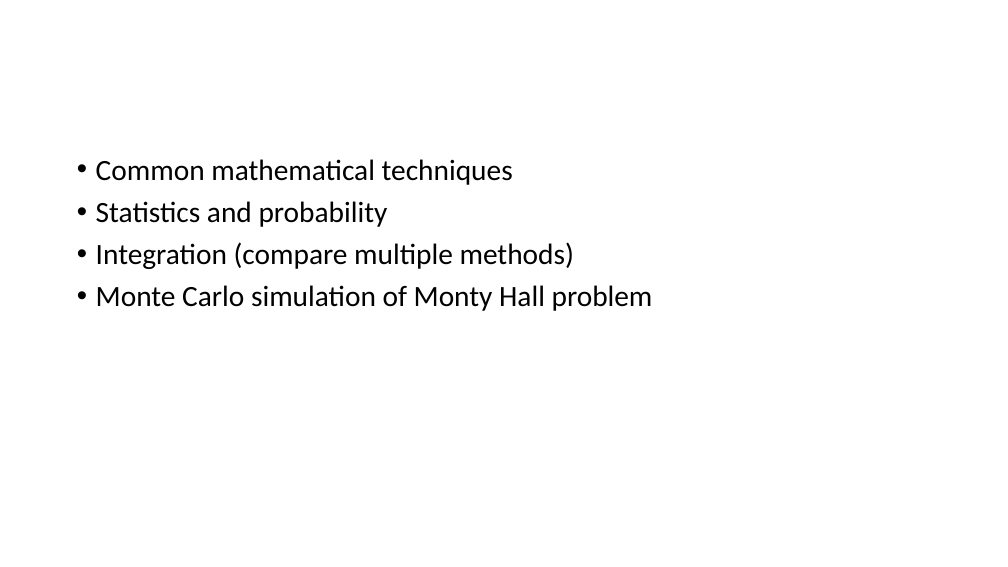
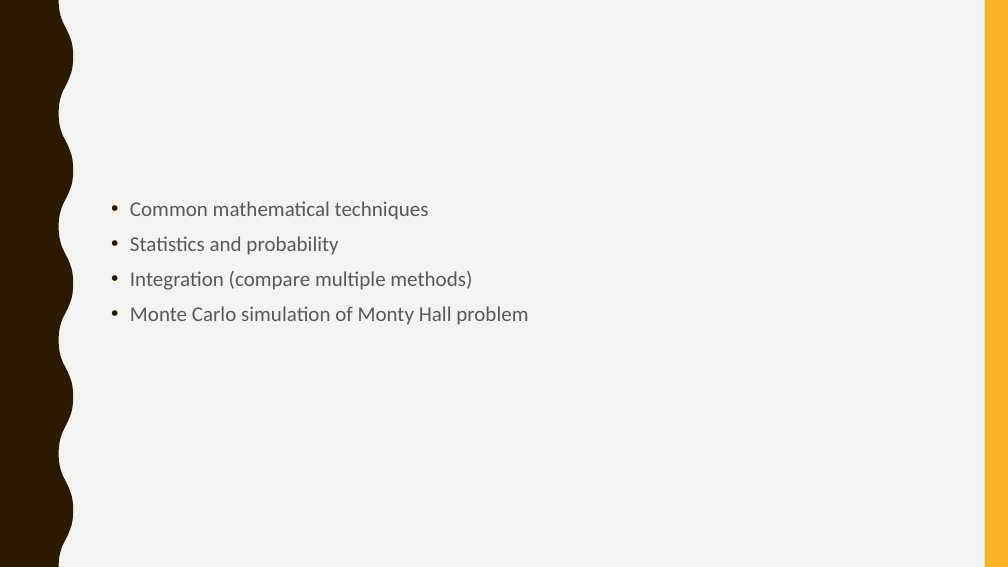
Before and after one commit to narock/scientific_computing_course, a slide deck: slide 15 of Scientific_Computing_02.pptx (slide 14 before the commit). Drawn at 1008x567 pixels with LibreOffice and Linux fonts; fonts in the diff are those of the drawing. Boxes give left, top, right and bottom in pixels: in the first picture for what was removed or moved away, otherwise in the second. Text is boxed around its words. In the diff, an @@ line names an element or a change of style, - is before the commit and + after.

```diff
--- a/Scientific_Computing_02.pptx
+++ b/Scientific_Computing_02.pptx
@@ background #FFFFFF to #F3F3F2 @@
@@ freeform shape added at (0, 0, 73, 567), fill #2A1A00 @@
@@ rectangle added at (985, 0, 1008, 567), fill #F8B323 @@
@@ text "Common mathematical techniques": place and size @@
-text "Common mathematical techniques" at (96, 159, 653, 311)
+text "Common mathematical techniques" at (130, 201, 528, 325)
@@ text "Common mathematical techniques" at (130, 201, 528, 325): size 28 to 20 pt, text colour #000000 to #595959; line spacing 0.9 to 1.1; less space between paragraphs @@
```
Also in this commit, not shown: 13 other slides changed, 1 slide added, 3 other files.
